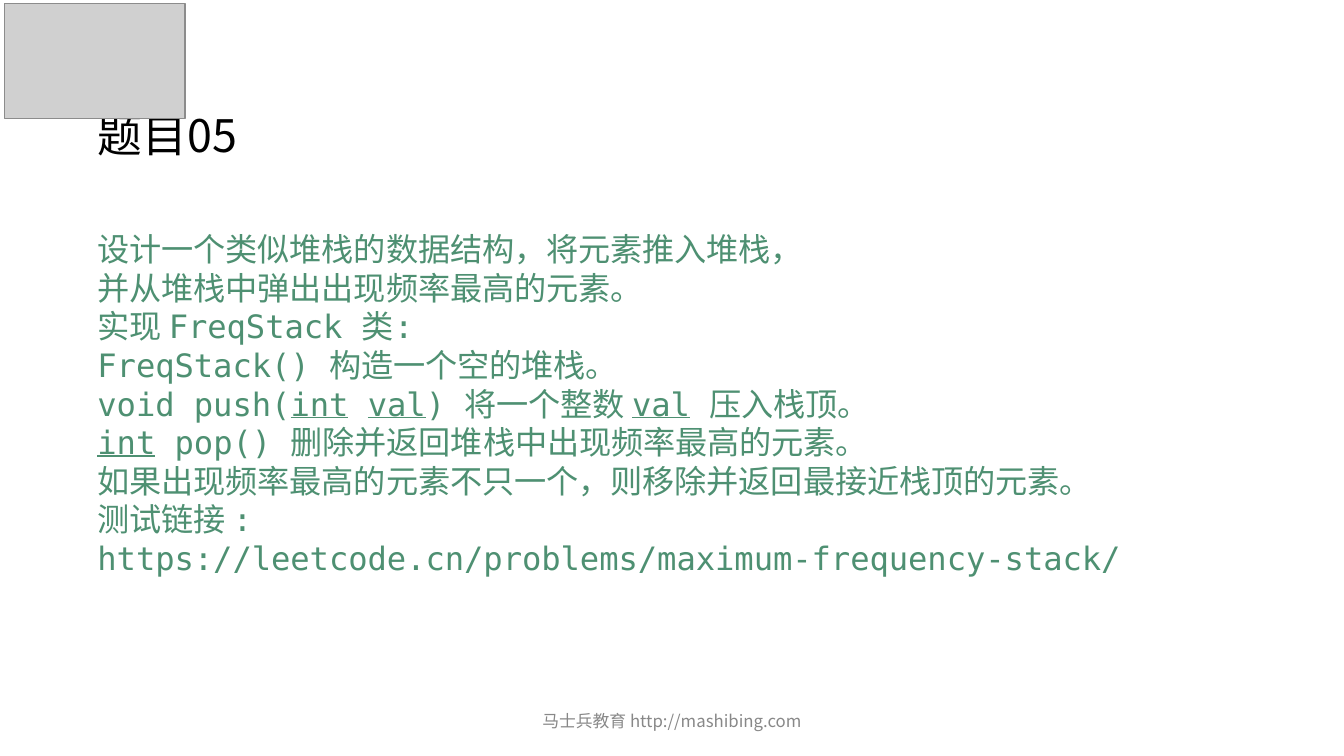
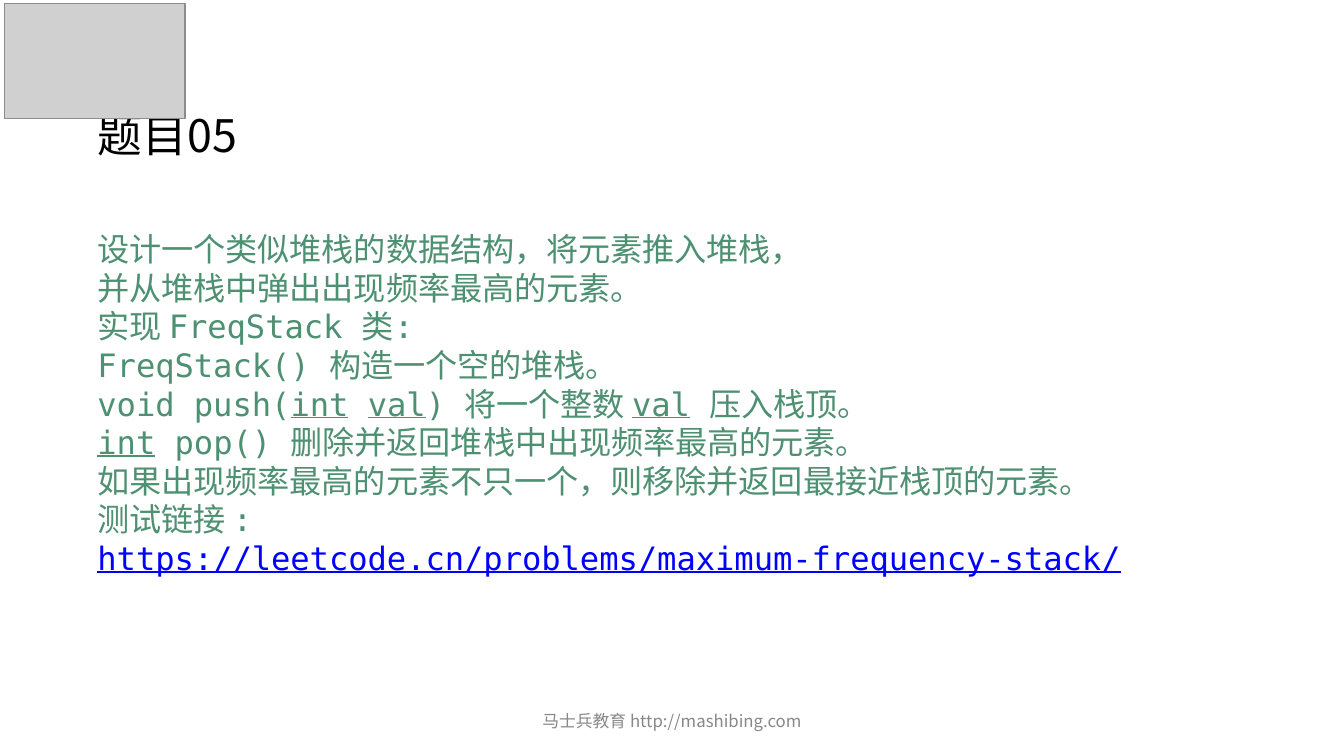
Before and after one commit to wblksheep/algorithm-zuo-msb-code, a slide deck: slide 7 of MCA算法突击课/第03期/ppt/powerpoint/第07节.pptx. Drawn at 1344x756 pixels with LibreOffice and Linux fonts; fonts in the diff are those of the drawing; grey boxes stand for pictures. Boxes give left, top, right and bottom in pixels: in the first picture for what was removed or moved away, otherwise in the second. Text is boxed around its words. In the diff, an @@ line names an element or a change of style, - is before the commit and + after.

```diff
--- a/MCA算法突击课/第03期/ppt/powerpoint/第07节.pptx
+++ b/MCA算法突击课/第03期/ppt/powerpoint/第07节.pptx
@@ text at box(97, 545, 1120, 577): text colour #4E9072 to #0000FF, underline on in "https://leetcode.cn/problems/maximum-frequency-stack/" @@
```
Also in this commit, not shown: 5 other slides changed, 3 other files.
